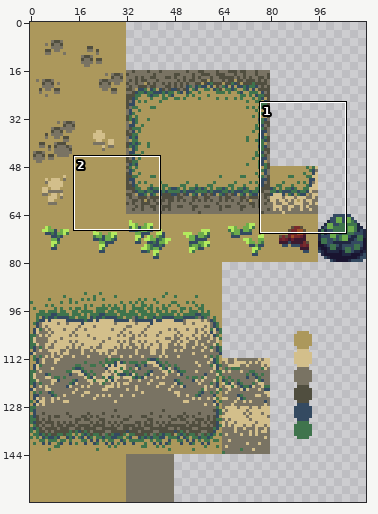
Sprite sheet, stored at core/assets/maps/cliffs_tiles.png. Above, an overview of the earlier version with the close-up marked.
Close-up. First the earlier version:
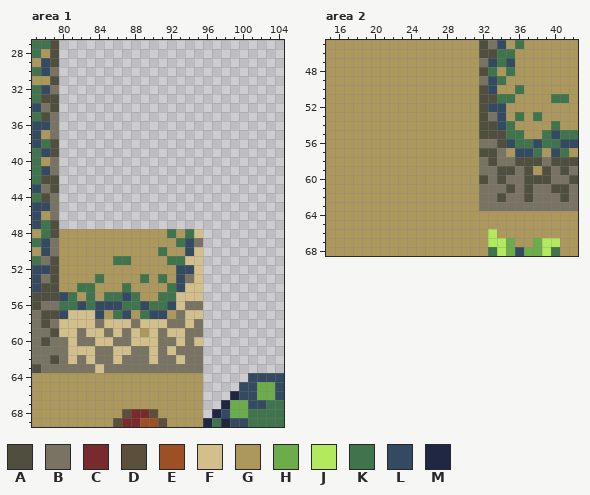
The file is 112x160 pixels. Colours within 5 levels of each other are drawn and written as one. Shown: area 1: x 77..104, y 27..69; area 2: x 15..42, y 45..68. The commit also changed other parts of the picture, which this record leaves out.
Palette (. is transparent): A #504e3f  B #797363  C #792a2c  D #5c4f3c  E #9e5025  F #d3bf8b  G #ac985c  H #6cac4b  J #b3ea5d  K #3f744d  L #344a61  M #202742
Pixels before, area 1, first column x 77:
27 KKA.........................
28 KGA.........................
29 GLA.........................
30 KLB.........................
31 GGA.........................
32 KLB.........................
33 KAA.........................
34 LBA.........................
35 KAB.........................
36 LLB.........................
37 LGB.........................
38 LKA.........................
39 KLA.........................
40 KGB.........................
41 KLB.........................
42 KAA.........................
43 LBA.........................
44 KAB.........................
45 LLB.........................
46 LGB.........................
47 LKA.........................
48 GKAGGGGGGGGGGGGKGKF.........
49 KLBGGGGGGGGGGGGGKLB.........
50 GLBGGGGGGGGGGGKGGLF.........
51 KBAGGGGGGKKGGGGKKFF.........
52 LLAGGGGGGGGGGGGGLLF.........
53 LBAGGGGKGGGGKGKGLBF.........
54 LAAGGKKGGGKGGGGKLFF.........
55 AAALKGKGKKLKGGKKFFF.........
56 ABBKKLKLLLKKLKKLFBB.........
57 BAALFFFLGKLGKLLGBFF.........
58 BABFFFFBFFFBFFFBBFB.........
59 BBAFFBFFBFBFGFBFFBB.........
60 BABBFBBFFBBFFFBBFBF.........
61 BBBBFFFBBFFBBFBFBBB.........
62 BBABFBFBBFBBBFBBFBB.........
63 ABBBBBBFBBBBBBBBBBB.........
64 GGGGGGGGGGGGGGGGGGG.....LLLL
65 GGGGGGGGGGGGGGGGGGG....LLHHL
66 GGGGGGGGGGGGGGGGGGG...MLLHHL
67 GGGGGGGGGGGGGGGGGGG..MHHLLKK
68 GGGGGGGGGGDCCDGGGGG.MLHHKKKK
69 GGGGGGGGGDCCEEDGGGGMKMLLKKKK
Pixels before, area 2, first column x 15:
45 GGGGGGGGGGGGGGGGGABLGKGGGGGG
46 GGGGGGGGGGGGGGGGGAAKKGGGGGGG
47 GGGGGGGGGGGGGGGGGBLKLGGGGGGG
48 GGGGGGGGGGGGGGGGGAKGKGGGGGGG
49 GGGGGGGGGGGGGGGGGBLKGGGGGGGG
50 GGGGGGGGGGGGGGGGGALGGKGGGGGG
51 GGGGGGGGGGGGGGGGGAAKKGGGGKKG
52 GGGGGGGGGGGGGGGGGALLGGGGGGGG
53 GGGGGGGGGGGGGGGGGABLGKGKGGGG
54 GGGGGGGGGGGGGGGGGAALKGGGGKGG
55 GGGGGGGGGGGGGGGGGAAAKKGGKLKK
56 GGGGGGGGGGGGGGGGGBBALKKLKKLL
57 GGGGGGGGGGGGGGGGGAABGLLKGLKG
58 GGGGGGGGGGGGGGGGGBABBAAABAAA
59 GGGGGGGGGGGGGGGGGBBAABAGABAB
60 GGGGGGGGGGGGGGGGGABABBAAABBA
61 GGGGGGGGGGGGGGGGGBBBABABBAAB
62 GGGGGGGGGGGGGGGGGBBABBABBBAB
63 GGGGGGGGGGGGGGGGGBBBBBBBBBBB
64 GGGGGGGGGGGGGGGGGGGGGGGGGGGG
65 GGGGGGGGGGGGGGGGGGGGGGGGGGGG
66 GGGGGGGGGGGGGGGGGGJGGGGGGGGG
67 GGGGGGGGGGGGGGGGGGJJHGGHJJGG
68 GGGGGGGGGGGGGGGGGGKJHLHHJKGG
Now the later version:
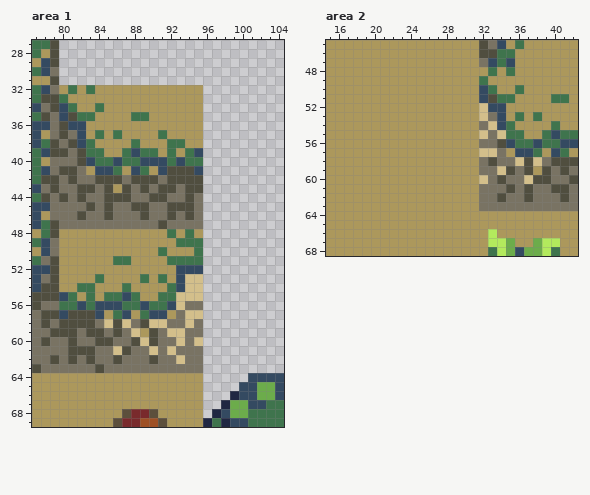
What changed:
Area 1:
y 32: x 80..95 ................ -> GKGKGGGGGGGGGGGG
y 33: x 80..95 ................ -> KGGGGGGGGGGGGGGG
y 34: x 80..95 ................ -> LKGGKGGGGGGGGGGG
y 35: x 80..95 ................ -> LAKKGGGGKKGGGGGG
y 36: x 80..95 ................ -> ALLGGGGGGGGGGGGG
y 37: x 80..95 ................ -> ABLGKGKGGGGKGGGG
y 38: x 80..95 ................ -> BALKGGGGKGGGKKGG
y 39: x 80..95 ................ -> ABAKKGGKLKKGKGKL
y 40: x 80..95 ................ -> BBALKKLKKLLLKLKK
y 41: x 80..95 ................ -> AABGLLKGLKGLAAAL
y 42: x 80..95 ................ -> BABBAAABAAABAAAA
y 43: x 80..95 ................ -> BBAABAGABABAABAA
y 44: x 80..95 ................ -> ABABBAAABBAABBAB
y 45: x 80..95 ................ -> BBBABABBAABBAAAB
y 46: x 80..95 ................ -> BBABBABBBABBABAB
y 47: x 80..95 ................ -> BBBBBBBBBBBABBBB
y 48: x 95 F -> G
y 49: x 94..95 LB -> KK
y 50: x 94..95 LF -> GK
y 51: x 94..95 FF -> KK
y 52: x 95 F -> L
y 53: x 94 B -> F
y 57: x 81..83 FFF -> AAA
y 58: x 80..83 FFFF -> AAAA; x 86 F -> A; x 89 F -> A
y 59: x 80..81 FF -> AA; x 83..84 FF -> AA; x 86 F -> A; x 90 F -> A
y 60: x 81 F -> A; x 84..85 FF -> AA; x 88 F -> A; x 90 F -> A
y 61: x 81..83 FFF -> AAA; x 87 F -> A
y 62: x 81 F -> A; x 83 F -> A; x 86 F -> A; x 90 F -> A
y 63: x 84 F -> A
Area 2:
y 48: x 32 A -> G
y 49: x 32..34 BLK -> KGG
y 50: x 32..33 AL -> LK
y 51: x 32 A -> L
y 52..53: x 32 A -> F
y 54: x 32..33 AA -> BF
y 55: x 32..34 AAA -> FBF
y 57: x 32..33 AA -> FF
y 58: x 36 A -> F; x 38 A -> F
y 59: x 34 A -> F
y 60: x 32 A -> F; x 37 A -> F
Boxes around the changes in both close-ups, in picture pixels (x1, y1, x2, y2):
changed: (59, 85, 203, 283)
changed: (59, 310, 158, 373)
changed: (479, 67, 542, 184)
